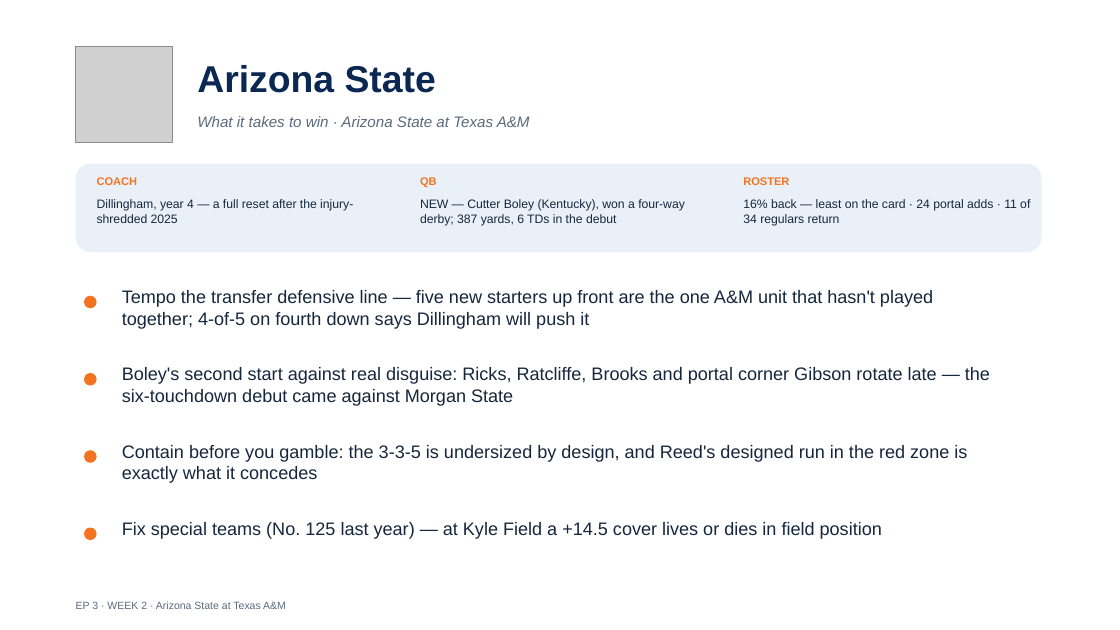
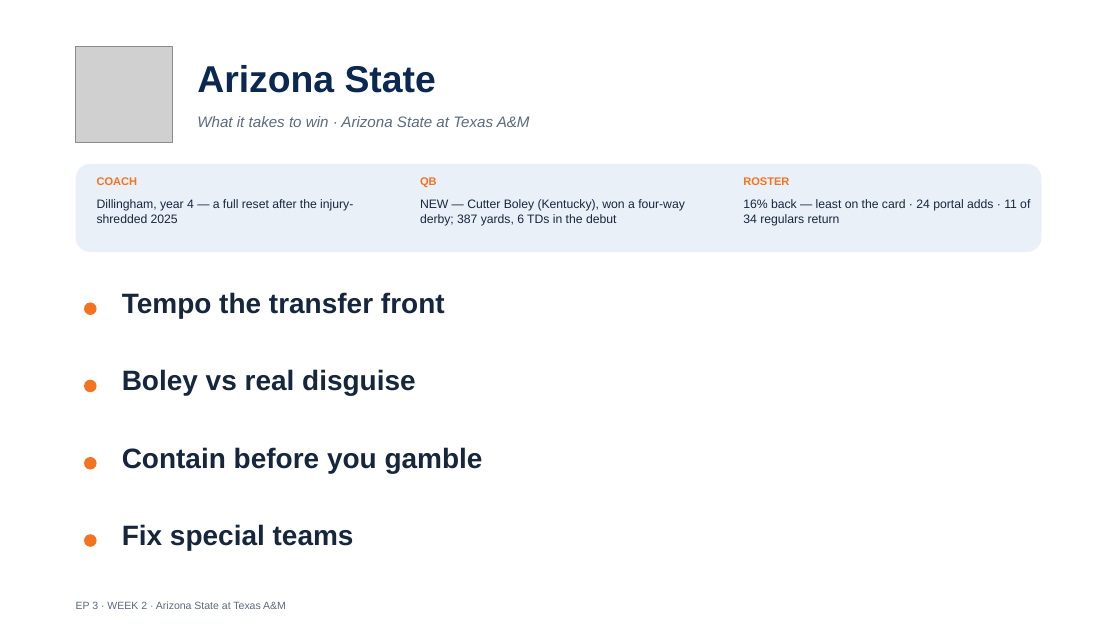
Before and after one commit to lucasalvarezflorida-lab/ncaa-fbs-analytics, a slide deck: slide 10 of decks/2026_Week2_Episode3.pptx. Drawn at 1120x630 pixels with LibreOffice and Linux fonts; fonts in the diff are those of the drawing; grey boxes stand for pictures. Boxes give left, top, right and bottom in pixels: in the first picture for what was removed or moved away, otherwise in the second. Text is boxed around its words. In the diff, an @@ line names an element or a change of style, - is before the commit and + after.

```diff
--- a/decks/2026_Week2_Episode3.pptx
+++ b/decks/2026_Week2_Episode3.pptx
@@ text at (122, 292, 445, 318): text changed; size 15.5 to 24 pt; bold on @@
-Tempo the transfer defensive line — five new starters up front are the one A&M unit that hasn't played together; 4-of-5 on fourth down says Dillingham will push it
+Tempo the transfer front
@@ text at (122, 369, 416, 396): text changed; size 15.5 to 24 pt; bold on @@
-Boley's second start against real disguise: Ricks, Ratcliffe, Brooks and portal corner Gibson rotate late — the six-touchdown debut came against Morgan State
+Boley vs real disguise
@@ text at (122, 447, 483, 473): text changed; size 15.5 to 24 pt; bold on @@
-Contain before you gamble: the 3-3-5 is undersized by design, and Reed's designed run in the red zone is exactly what it concedes
+Contain before you gamble
@@ 4 ellipses: place and size @@
-4 ellipses at (84, 296, 97, 540)
+4 ellipses at (84, 302, 97, 547)
@@ text at (122, 524, 354, 550): text changed; size 15.5 to 24 pt; bold on @@
-Fix special teams (No. 125 last year) — at Kyle Field a +14.5 cover lives or dies in field position
+Fix special teams
```
Also in this commit, not shown: 14 other slides changed, 1 other file.
